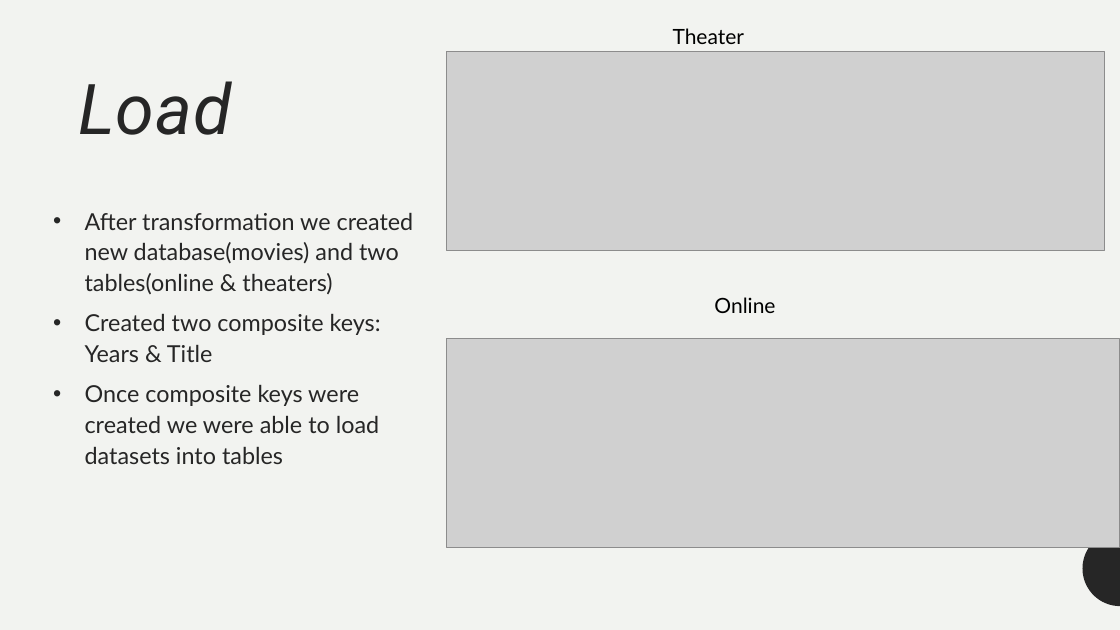
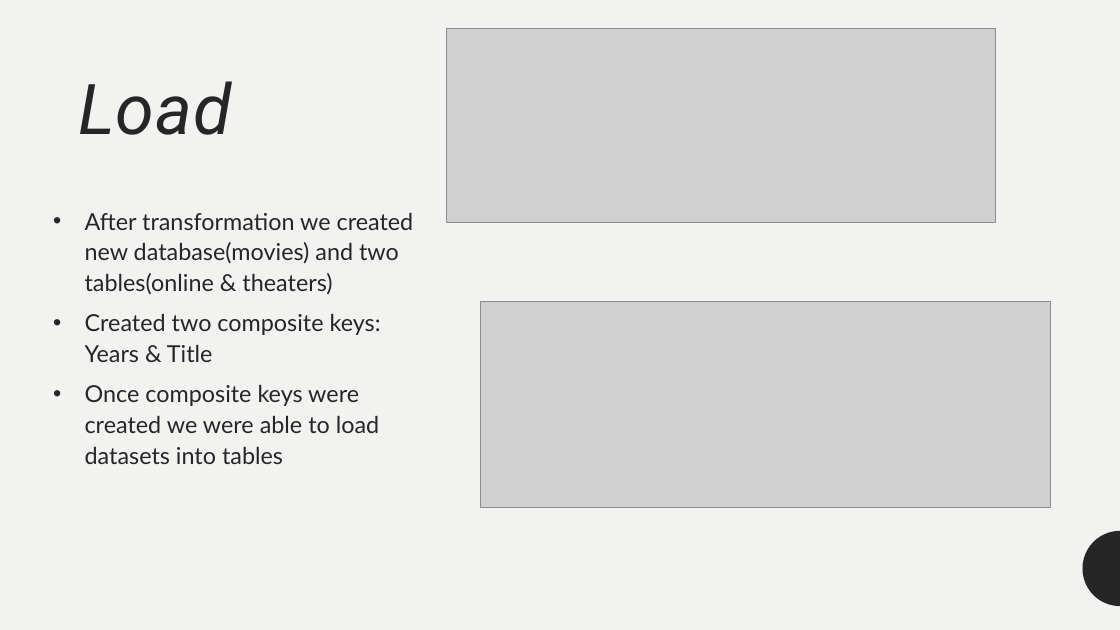
Before and after one commit to cyoungman9/ETL_PROJECT, a slide deck: slide 5 of ETL_Project.pptx. Drawn at 1120x630 pixels with LibreOffice and Linux fonts; fonts in the diff are those of the drawing; grey boxes stand for pictures. Boxes give left, top, right and bottom in pixels: in the first picture for what was removed or moved away, otherwise in the second. Text is boxed around its words. In the diff, an @@ line names an element or a change of style, - is before the commit and + after.

```diff
--- a/ETL_Project.pptx
+++ b/ETL_Project.pptx
@@ picture: place and size @@
-picture at <box>447,51,1105,250</box>
+picture at <box>447,29,996,222</box>
@@ text removed at <box>673,28,744,44</box> @@
-Theater
@@ text removed at <box>714,297,775,313</box> @@
-Online
@@ picture: place and size @@
-picture at <box>447,339,1120,547</box>
+picture at <box>481,302,1050,507</box>
```
Also in this commit, not shown: 1 other slide changed.
